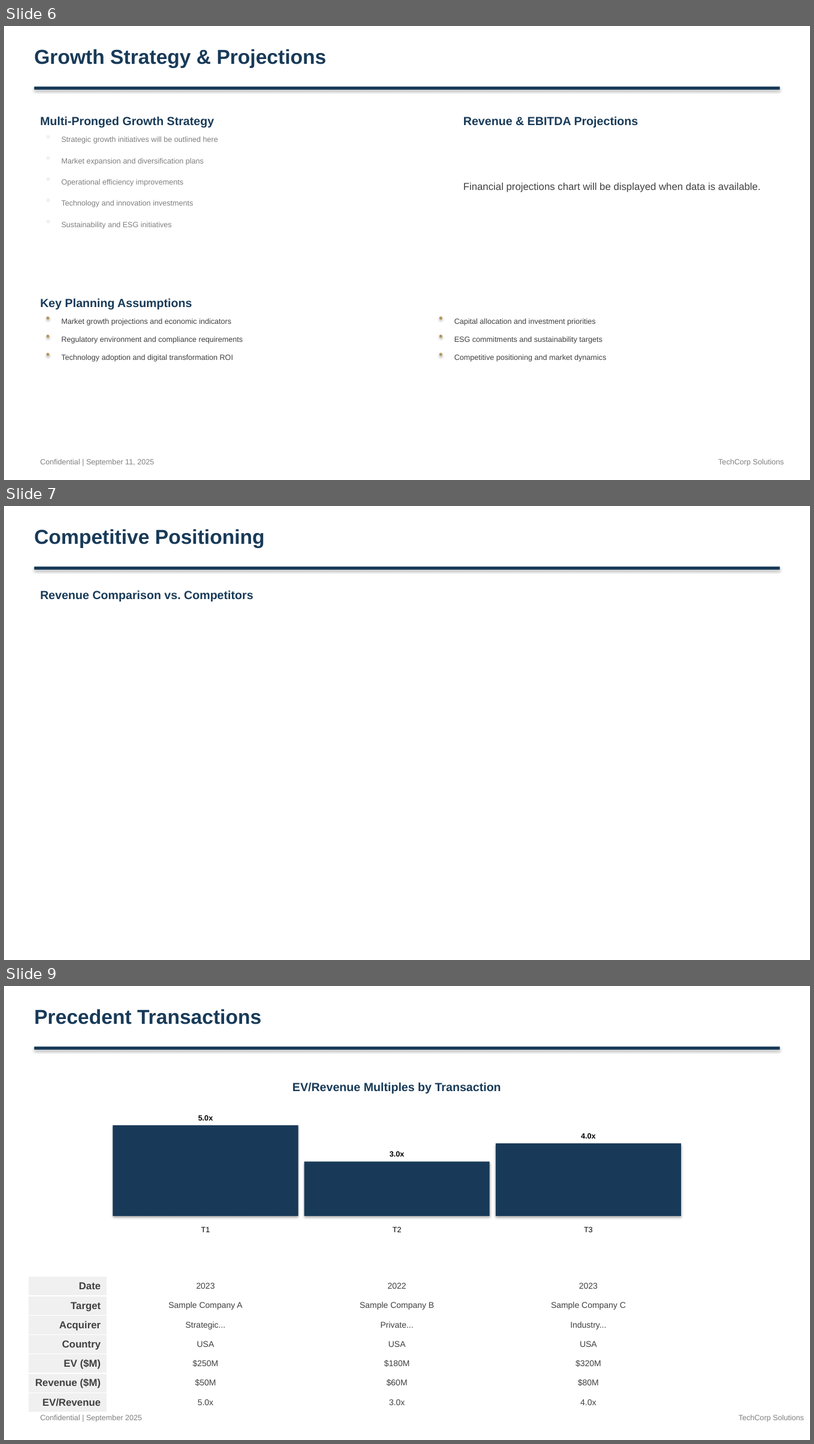
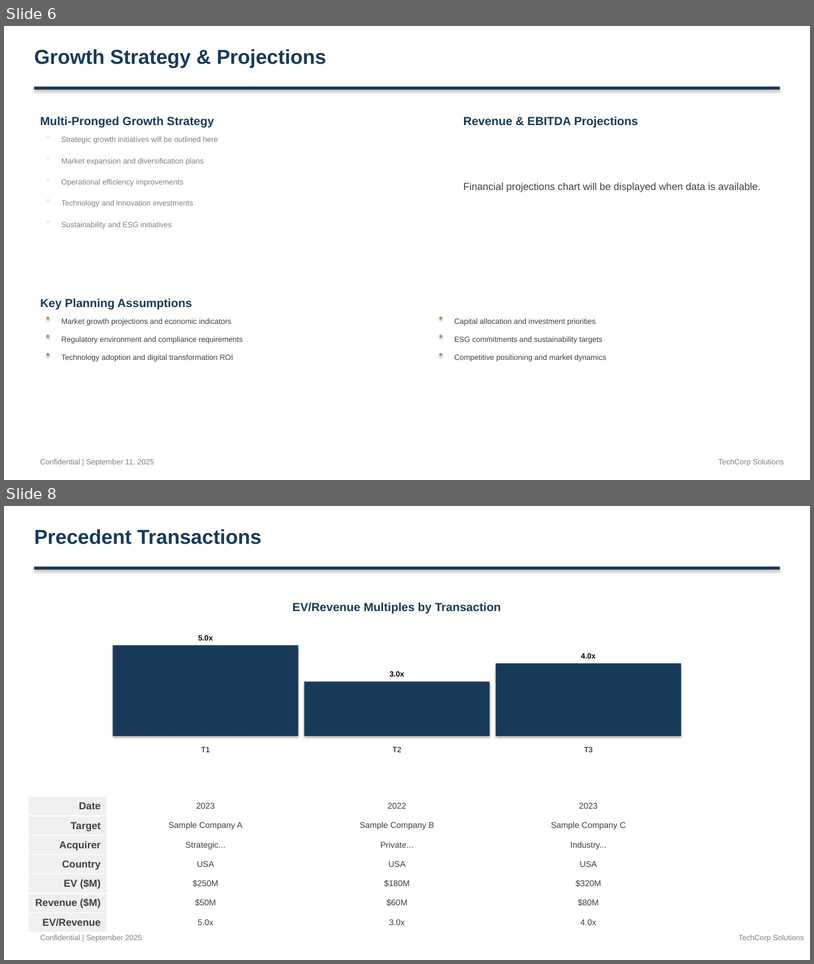
Before and after one commit to alinvb/slide_generator, a slide deck: output_presentation.pptx. Shown one above the other, each under a label of ours: slides 6, 7 and 9 before the commit, slides 6 and 8 after it; the slides between them are not shown. The pictures are 814x1444 and 814x964 pixels, drawn with LibreOffice and Linux fonts; fonts in the diff are those of the drawing. Boxes give left, top, right and bottom in pixels: in the first picture for what was removed or moved away, otherwise in the second. Text is boxed around its words. In the diff, an @@ line names an element or a change of style, - is before the commit and + after.

```diff
--- a/output_presentation.pptx
+++ b/output_presentation.pptx
@@ slide 7 removed at box(4, 506, 810, 960), background #FFFFFF @@
@@ text removed at box(34, 529, 265, 548) @@
-Competitive Positioning
@@ rectangle removed at box(34, 567, 780, 570) @@
@@ text removed at box(40, 590, 254, 601) @@
-Revenue Comparison vs. Competitors
@@ what was slide 9 is now slide 8 @@
```
Also in this commit, not shown: 3 slides changed, 3 slides added, 3 other slides removed, 2 other files.
